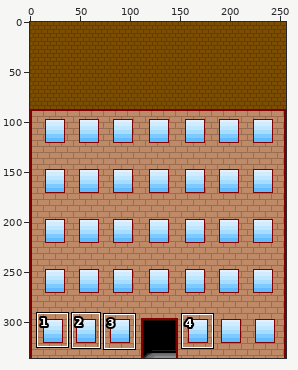
Two states of a sprite sheet, Sprites/Buildings/PixelartStudentflat3.png. Above: a wide view before the commit, with the close-up outlined.
Close-up. Before:
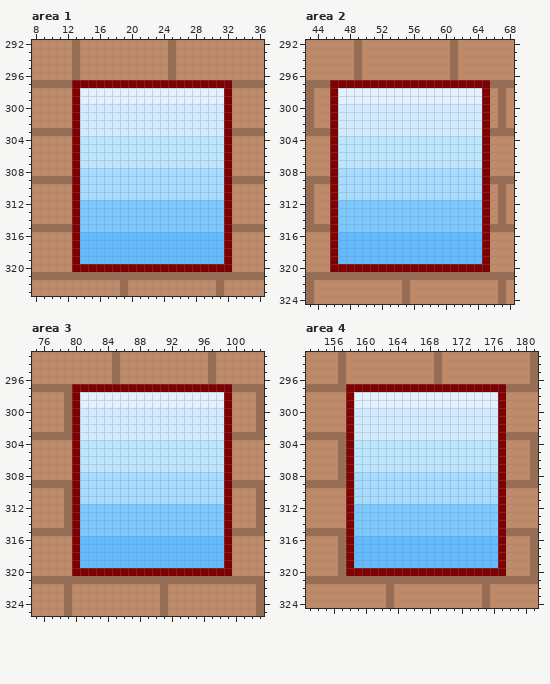
The file is 256x336 pixels. Shown: area 1: x 8..36, y 292..323; area 2: x 43..68, y 292..324; area 3: x 75..103, y 293..325; area 4: x 153..181, y 293..324. The commit also changed other parts of the picture, which this record leaves out.
The result:
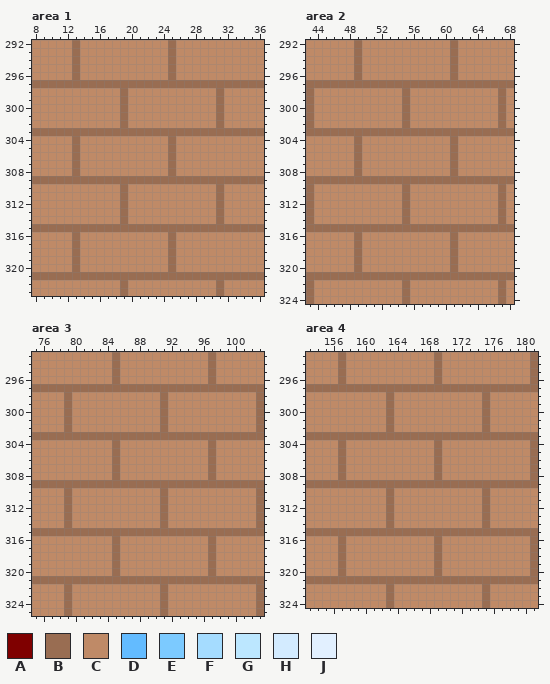
Palette (. is transparent): A #7f0000  B #996d52  C #bf8a67  D #63bbff  E #7ccaff  F #a5dcff  G #bce7ff  H #d3ebff  J #e2f0ff
What changed:
Changed rows in their new state; - is an unchanged pixel.
Area 1:
first column x 13:
297 BBBBBBBBBBBBBBBBBBBB
298 CCCCCCBCCCCCCCCCCCBC
299 CCCCCCBCCCCCCCCCCCBC
300 CCCCCCBCCCCCCCCCCCBC
301 CCCCCCBCCCCCCCCCCCBC
302 CCCCCCBCCCCCCCCCCCBC
303 BBBBBBBBBBBBBBBBBBBB
304 BCCCCCCCCCCCBCCCCCCC
305 BCCCCCCCCCCCBCCCCCCC
306 BCCCCCCCCCCCBCCCCCCC
307 BCCCCCCCCCCCBCCCCCCC
308 BCCCCCCCCCCCBCCCCCCC
309 BBBBBBBBBBBBBBBBBBBB
310 CCCCCCBCCCCCCCCCCCBC
311 CCCCCCBCCCCCCCCCCCBC
312 CCCCCCBCCCCCCCCCCCBC
313 CCCCCCBCCCCCCCCCCCBC
314 CCCCCCBCCCCCCCCCCCBC
315 BBBBBBBBBBBBBBBBBBBB
316 BCCCCCCCCCCCBCCCCCCC
317 BCCCCCCCCCCCBCCCCCCC
318 BCCCCCCCCCCCBCCCCCCC
319 BCCCCCCCCCCCBCCCCCCC
320 BCCCCCCCCCCCBCCCCCCC
Area 2:
first column x 46:
297 BBBBBBBBBBBBBBBBBBBB
298 CCCCCCCCCBCCCCCCCCCC
299 CCCCCCCCCBCCCCCCCCCC
300 CCCCCCCCCBCCCCCCCCCC
301 CCCCCCCCCBCCCCCCCCCC
302 CCCCCCCCCBCCCCCCCCCC
303 BBBBBBBBBBBBBBBBBBBB
304 CCCBCCCCCCCCCCCBCCCC
305 CCCBCCCCCCCCCCCBCCCC
306 CCCBCCCCCCCCCCCBCCCC
307 CCCBCCCCCCCCCCCBCCCC
308 CCCBCCCCCCCCCCCBCCCC
309 BBBBBBBBBBBBBBBBBBBB
310 CCCCCCCCCBCCCCCCCCCC
311 CCCCCCCCCBCCCCCCCCCC
312 CCCCCCCCCBCCCCCCCCCC
313 CCCCCCCCCBCCCCCCCCCC
314 CCCCCCCCCBCCCCCCCCCC
315 BBBBBBBBBBBBBBBBBBBB
316 CCCBCCCCCCCCCCCBCCCC
317 CCCBCCCCCCCCCCCBCCCC
318 CCCBCCCCCCCCCCCBCCCC
319 CCCBCCCCCCCCCCCBCCCC
320 CCCBCCCCCCCCCCCBCCCC
Area 3:
first column x 80:
297 BBBBBBBBBBBBBBBBBBBB
298 CCCCCCCCCCCBCCCCCCCC
299 CCCCCCCCCCCBCCCCCCCC
300 CCCCCCCCCCCBCCCCCCCC
301 CCCCCCCCCCCBCCCCCCCC
302 CCCCCCCCCCCBCCCCCCCC
303 BBBBBBBBBBBBBBBBBBBB
304 CCCCCBCCCCCCCCCCCBCC
305 CCCCCBCCCCCCCCCCCBCC
306 CCCCCBCCCCCCCCCCCBCC
307 CCCCCBCCCCCCCCCCCBCC
308 CCCCCBCCCCCCCCCCCBCC
309 BBBBBBBBBBBBBBBBBBBB
310 CCCCCCCCCCCBCCCCCCCC
311 CCCCCCCCCCCBCCCCCCCC
312 CCCCCCCCCCCBCCCCCCCC
313 CCCCCCCCCCCBCCCCCCCC
314 CCCCCCCCCCCBCCCCCCCC
315 BBBBBBBBBBBBBBBBBBBB
316 CCCCCBCCCCCCCCCCCBCC
317 CCCCCBCCCCCCCCCCCBCC
318 CCCCCBCCCCCCCCCCCBCC
319 CCCCCBCCCCCCCCCCCBCC
320 CCCCCBCCCCCCCCCCCBCC
Area 4:
first column x 158:
297 BBBBBBBBBBBBBBBBBBBB
298 CCCCCBCCCCCCCCCCCBCC
299 CCCCCBCCCCCCCCCCCBCC
300 CCCCCBCCCCCCCCCCCBCC
301 CCCCCBCCCCCCCCCCCBCC
302 CCCCCBCCCCCCCCCCCBCC
303 BBBBBBBBBBBBBBBBBBBB
304 CCCCCCCCCCCBCCCCCCCC
305 CCCCCCCCCCCBCCCCCCCC
306 CCCCCCCCCCCBCCCCCCCC
307 CCCCCCCCCCCBCCCCCCCC
308 CCCCCCCCCCCBCCCCCCCC
309 BBBBBBBBBBBBBBBBBBBB
310 CCCCCBCCCCCCCCCCCBCC
311 CCCCCBCCCCCCCCCCCBCC
312 CCCCCBCCCCCCCCCCCBCC
313 CCCCCBCCCCCCCCCCCBCC
314 CCCCCBCCCCCCCCCCCBCC
315 BBBBBBBBBBBBBBBBBBBB
316 CCCCCCCCCCCBCCCCCCCC
317 CCCCCCCCCCCBCCCCCCCC
318 CCCCCCCCCCCBCCCCCCCC
319 CCCCCCCCCCCBCCCCCCCC
320 CCCCCCCCCCCBCCCCCCCC
Changed places in both close-ups, as pixel boxes (x1, y1, x2, y2):
changed: (72, 80, 232, 272)
changed: (330, 80, 490, 272)
changed: (72, 384, 232, 576)
changed: (346, 384, 506, 576)
